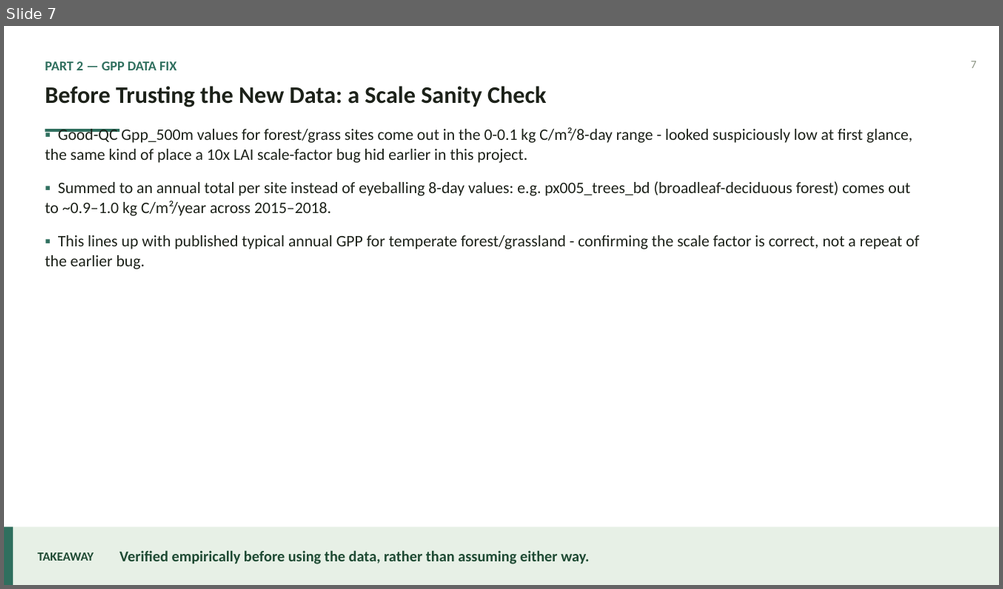
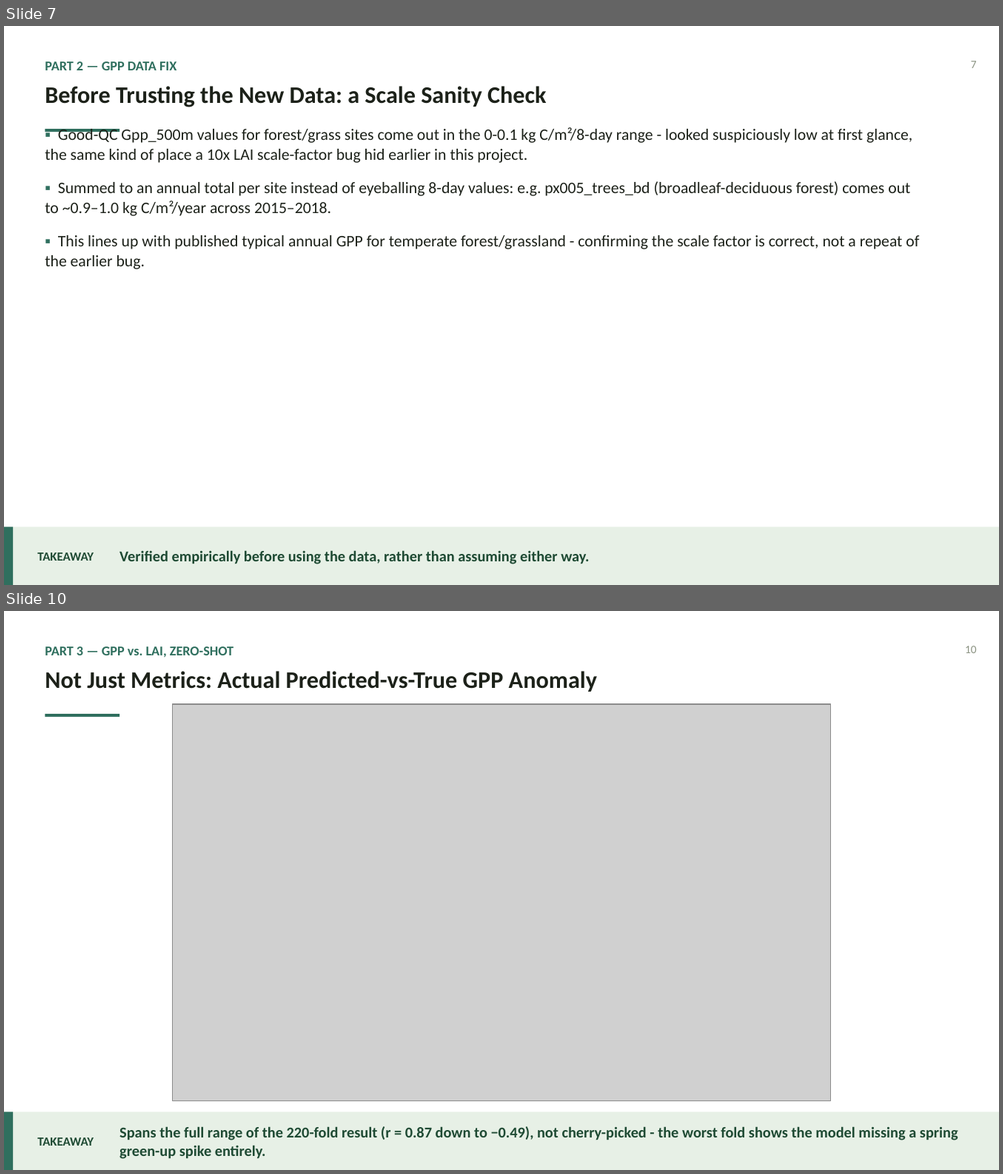
Before and after one commit to zhanghchen/Chronos2-vegetation-forecasting, a slide deck: presentations/GPP_vs_LAI_Progress_Update/GPP_vs_LAI_Progress_Update.pptx. Shown one above the other, each under a label of ours: slide 7 before the commit, slides 7 and 10 after it; the slides between them are not shown. The pictures are 1003x589 and 1003x1174 pixels, drawn with LibreOffice and Linux fonts; fonts in the diff are those of the drawing; grey boxes stand for pictures. Boxes give left, top, right and bottom in pixels: in the first picture for what was removed or moved away, otherwise in the second. Text is boxed around its words. In the diff, an @@ line names an element or a change of style, - is before the commit and + after.

```diff
--- a/presentations/GPP_vs_LAI_Progress_Update/GPP_vs_LAI_Progress_Update.pptx
+++ b/presentations/GPP_vs_LAI_Progress_Update/GPP_vs_LAI_Progress_Update.pptx
@@ slide 10 added at [4, 611, 999, 1170], background #FFFFFF @@
@@ text added at [45, 647, 233, 658], 13 pt, text #2F6F5E, bold @@
+PART 3 — GPP vs. LAI, ZERO-SHOT
@@ text added at [965, 646, 976, 653], 11 pt, text #8B9382 @@
+10
@@ text added at [45, 671, 597, 692], 23 pt, text #1C2119, bold @@
+Not Just Metrics: Actual Predicted-vs-True GPP Anomaly
@@ rectangle added at [45, 714, 119, 717], fill #2F6F5E @@
@@ picture added at [173, 704, 831, 1101] @@
@@ rectangle added at [4, 1113, 999, 1170], fill #E7F0E6 @@
@@ rectangle added at [4, 1113, 13, 1170], fill #2F6F5E @@
@@ text added at [37, 1138, 94, 1146], 12 pt, text #1E4A33, bold @@
+TAKEAWAY
@@ text added at [119, 1127, 958, 1159], 14.5 pt, text #1E4A33, bold @@
+Spans the full range of the 220-fold result (r = 0.87 down to −0.49), not cherry-picked - the worst fold shows the model missing a spring green-up spike entirely.
```
Also in this commit, not shown: 3 slides changed, 1 other slide added, 9 other files.
